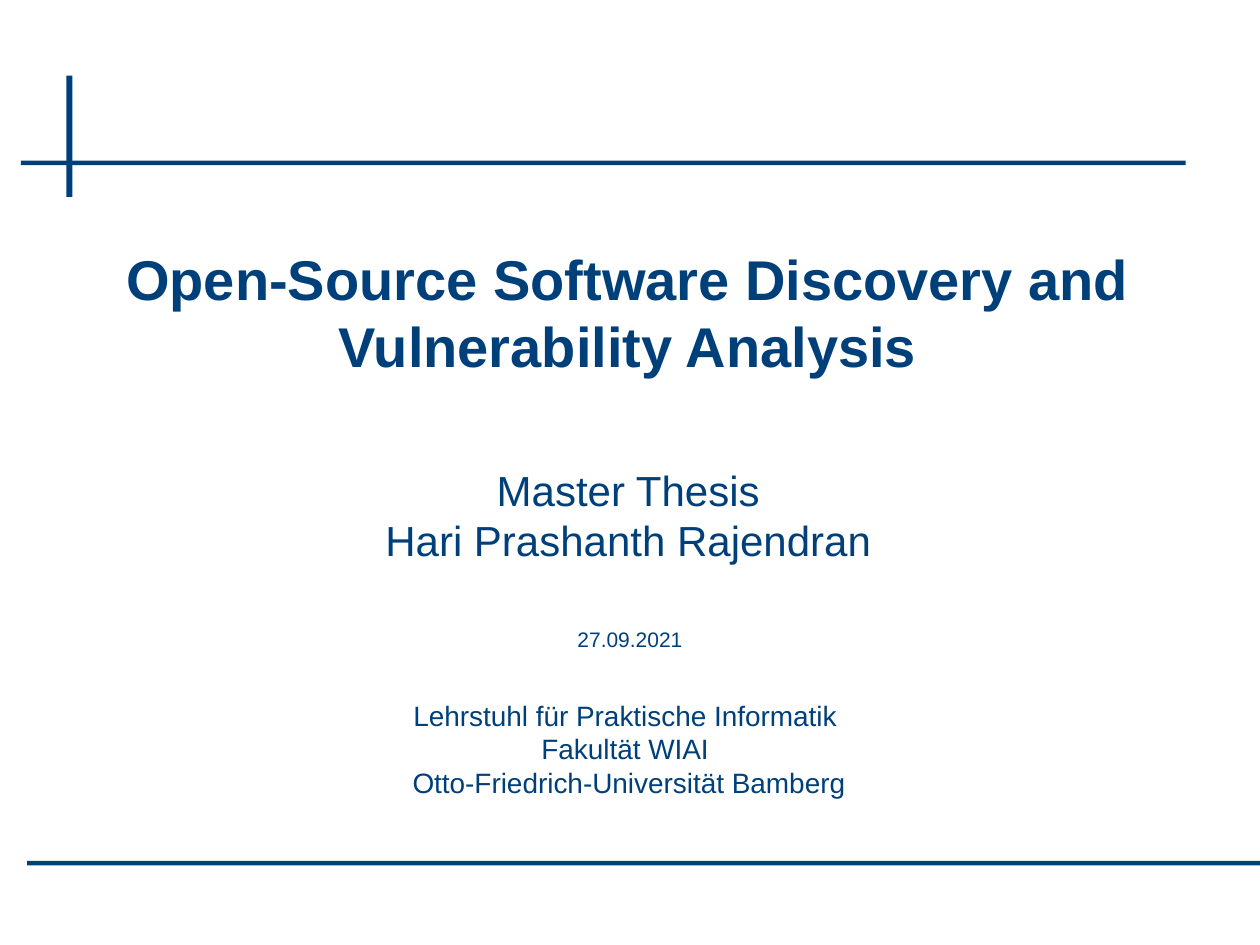
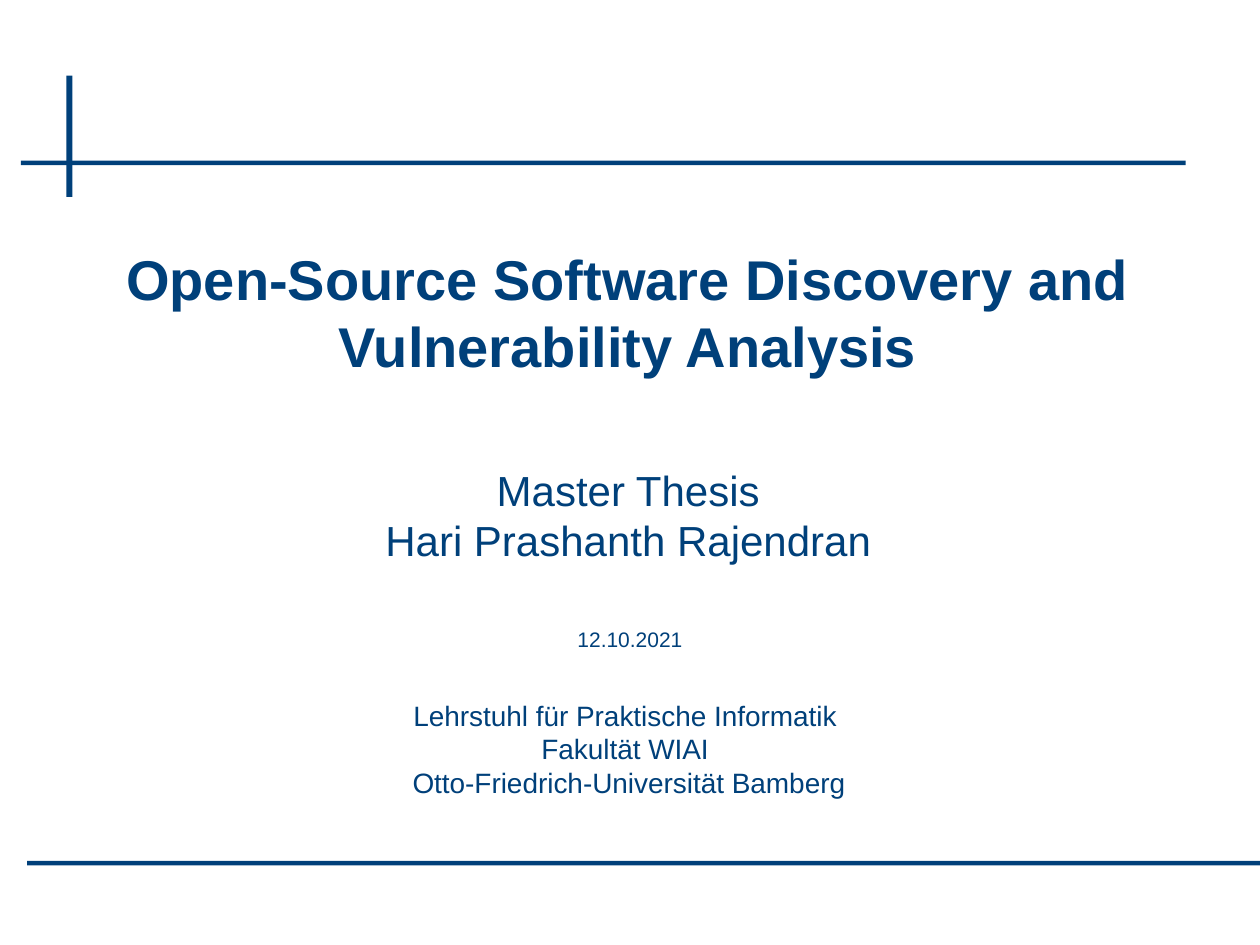
Before and after one commit to rhari26/thesis, a slide deck: slide 1 of Open-Source Software Discovery and Vulnerability Analysis.pptx. Drawn at 1260x945 pixels with LibreOffice and Linux fonts; fonts in the diff are those of the drawing; background and template pictures are left out. Boxes give left, top, right and bottom in pixels: in the first picture for what was removed or moved away, otherwise in the second. Text is boxed around its words. In the diff, an @@ line names an element or a change of style, - is before the commit and + after.

```diff
--- a/Open-Source Software Discovery and Vulnerability Analysis.pptx
+++ b/Open-Source Software Discovery and Vulnerability Analysis.pptx
@@ text at box(577, 632, 682, 648): text changed @@
-27.09.2021
+12.10.2021
```
Also in this commit, not shown: 1 other slide changed, 11 slides added.
